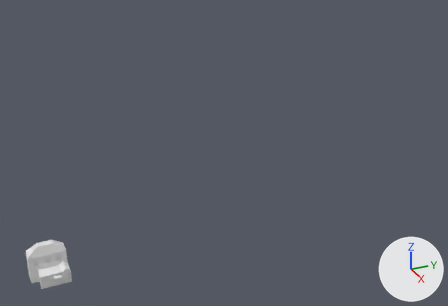
What one commit did to the Blender file working/subahu/Pub/Pub.blend.
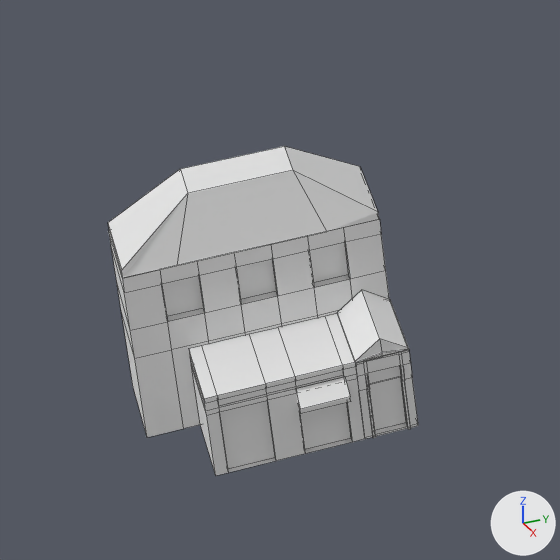
The first picture shows the older version from a 50 mm camera at (394.0, -39.0, 275.0) aimed at (-200.0, 228.0, -22.0). The close-ups show both versions on the part from 2% to 21% of the width and 71% to 99% of the height of that picture; other places that the commit changed are outside them. The axes (+X, +Y, +Z) are drawn at lower right. The lights are the same throughout. The close-ups show mesh edges as thin lines.

The scene before the commit, as lines of its bpy script (objects in view):
```python
me_cube_002 = bpy.data.meshes.new('Cube.002')
me_cube_002.from_pydata(...)  # 24 vertices, 22 faces; spans x -1.0..1.03, y -1.0..0.15, z -1.0..8.66
me_cube_002.materials.append(mat_material)  # its picture is missing
me_cube_005 = bpy.data.meshes.new('Cube.005')
me_cube_005.from_pydata(...)  # 92 vertices, 90 faces; spans x -1.0..1.0, y -1.71..1.71, z -1.0..3.13
me_cube_005.materials.append(mat_material)  # its picture is missing
me_cube_007 = bpy.data.meshes.new('Cube.007')
me_cube_007.from_pydata([(-1.0, -1.0, -1.0), (-1.0, 1.0, -1.0), (1.0, 1.0, -1.0), (1.0, -1.0, -1.0), (-1.0, -1.0, 5.29), (-1.0, 1.0, 5.29), (1.0, 1.0, 1.0), (1.0, -1.0, 1.0)], [], [(4, 5, 1, 0), (5, 6, 2, 1), (6, 7, 3, 2), (7, 4, 0, 3), (7, 6, 5, 4)])
me_cube_008 = bpy.data.meshes.new('Cube.008')
me_cube_008.from_pydata(...)  # 16 vertices, 14 faces; spans x -1.0..1.0, y -1.01..1.0, z -1.0..6.17
ob_cube_002 = bpy.data.objects.new('Cube.002', me_cube_002)
ob_cube_002.location = (0.0, 13.0, 10.3)
ob_cube_002.scale = (5.04, 5.04, 0.236)
ob_cube_003 = bpy.data.objects.new('Cube.003', me_cube_007)
ob_cube_003.location = (5.8, 4.1, 6.8)
ob_cube_003.scale = (1.07, 2.66, 0.309)
ob_cube_004 = bpy.data.objects.new('Cube.004', me_cube_008)
ob_cube_004.location = (-10.1, 0.1, 21.8)
ob_cube_004.scale = (5.02, 13.6, 1.0)
ob_cube_005 = bpy.data.objects.new('Cube.005', me_cube_005)
ob_cube_005.location = (-10.0, 0.0, 5.1)
ob_cube_005.scale = (5.04, 8.02, 5.04)
# also in view: 'Cube' at (0.0, 0.0, 5.0); 'Cube.001' at (0.0, 11.0, 5.0)
```
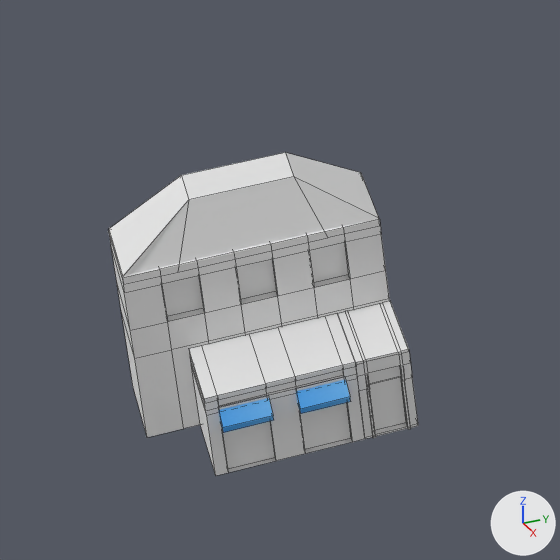
Pixel boxes [x1, y1, x2, y2] of what changed, in the close-ups (560 x 560 px):
'Cube.004', moved
    before: [108, 146, 379, 277]
    after: [109, 153, 379, 277]
'Cube.002', moved (not visible afterwards)
    before: [337, 290, 409, 363]
'Cube.006', added (blue)
    after: [219, 398, 274, 433]
'Cube.003', recoloured (white to blue)
    both: [296, 379, 351, 414]

What the commit changed:
Picture 'light-blue-construction-paper-texture.jpg' (img_light_blue_construction_paper_texture_jpg) is new.
Material 'light-blue-construction-paper-texture.jpg' (mat_light_blue_construction_paper_texture_jpg) is new.
Its texture is img_light_blue_construction_paper_texture_jpg.
me_cube_007 has 8 vertices, 5 faces and spans x -1.0..1.0, y -1.0..1.0, z -1.0..5.29.
me_cube_007 now uses material mat_light_blue_construction_paper_texture_jpg (picture img_light_blue_construction_paper_texture_jpg).
Mesh me_cube_010 is new.
It has 8 vertices, 5 faces and spans x -1.0..1.0, y -1.0..1.0, z -1.0..5.29.
It uses material mat_light_blue_construction_paper_texture_jpg (picture img_light_blue_construction_paper_texture_jpg).
Object 'Cube.004' (ob_cube_004) moves from (-10.1, 0.1, 21.8) to (-10.1, 0.1, 21.0).
Object 'Cube.002' (ob_cube_002) moves from (0.0, 13.0, 10.3) to (-376.0, 635.0, 53.2).
Object 'Cube.006' (ob_cube_006) is new; it shows me_cube_010.
Its location is (5.8, -4.1, 6.8).
Its scale is (1.07, 2.66, 0.309).
